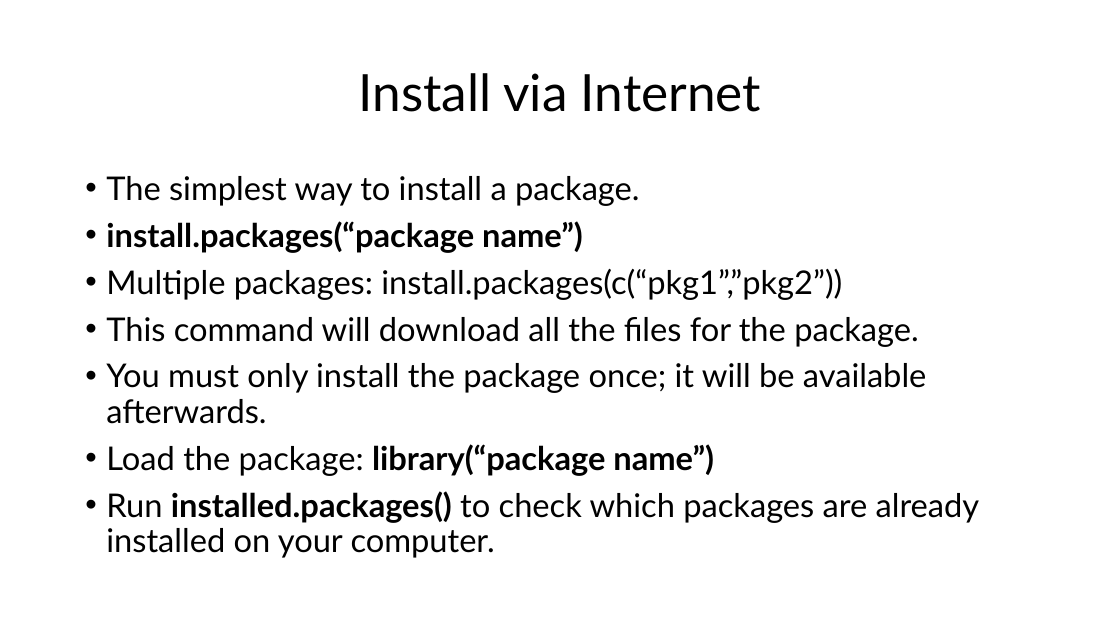
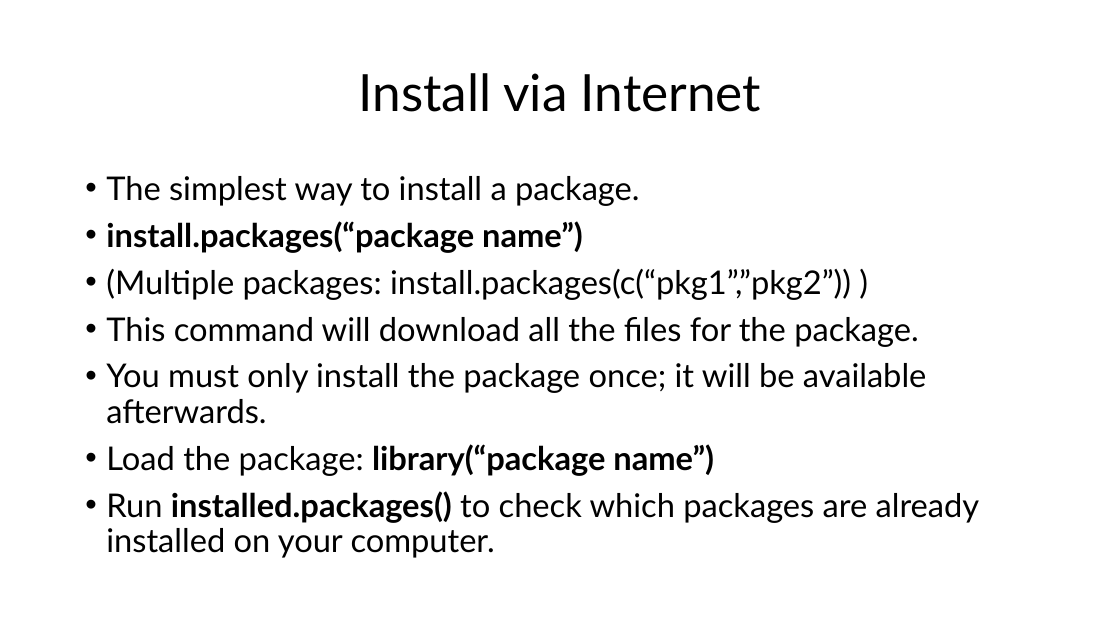
Before and after one commit to csmatyi/crs2025, a slide deck: slide 17 of CRS2025_R_workshop.pptx. Drawn at 1120x630 pixels with LibreOffice and Linux fonts; fonts in the diff are those of the drawing. Boxes give left, top, right and bottom in pixels: in the first picture for what was removed or moved away, otherwise in the second. Text is boxed around its words. In the diff, an @@ line names an element or a change of style, - is before the commit and + after.

```diff
--- a/CRS2025_R_workshop.pptx
+++ b/CRS2025_R_workshop.pptx
@@ text at bbox=[106, 269, 851, 300]: text changed @@
-• Multiple packages: install.packages(c(“pkg1”,”pkg2”))
+• (Multiple packages: install.packages(c(“pkg1”,”pkg2”)) )
```
Also in this commit, not shown: 3 other slides changed.
